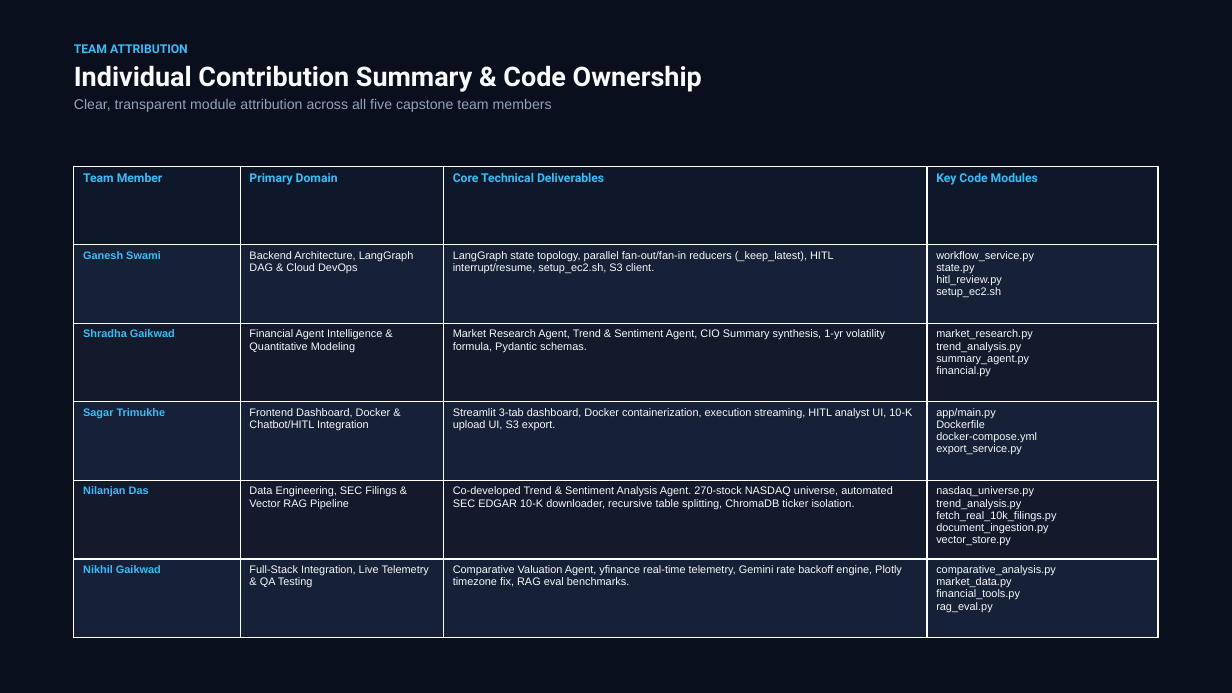
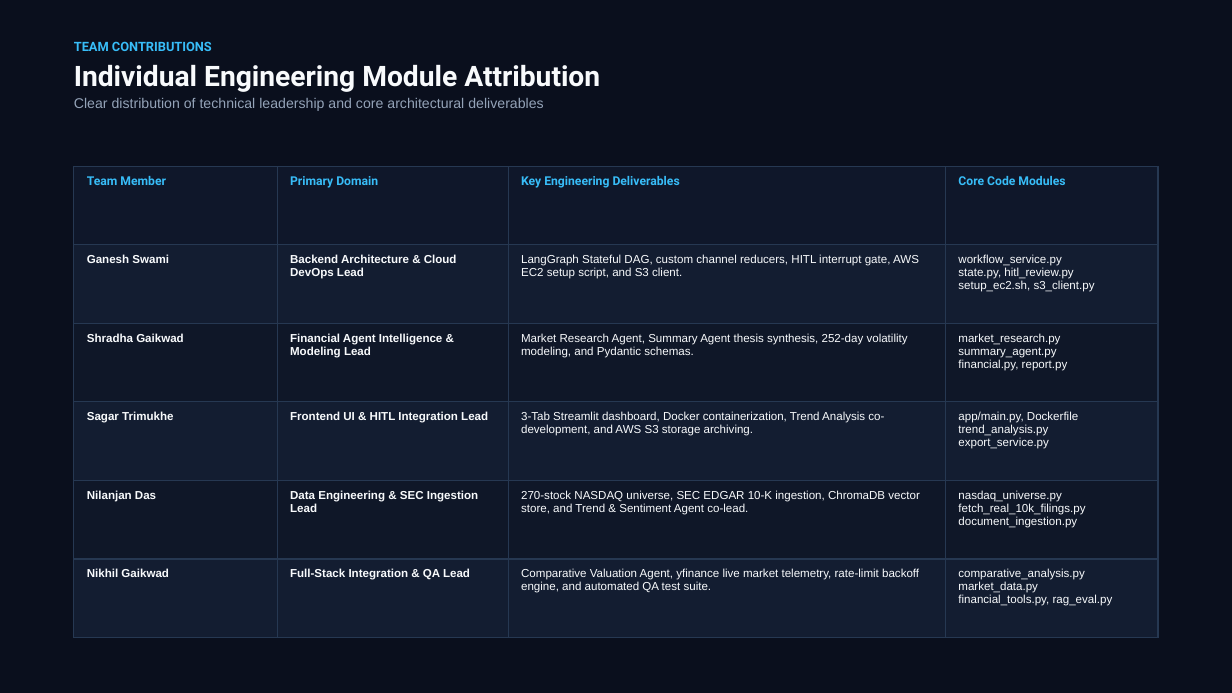
Before and after one commit to SagarTrimukhe/ai-investment-research-assistant, a slide deck: slide 17 of CAPSTONE_PROJECT_PRESENTATION.pptx (slide 16 before the commit). Drawn at 1232x693 pixels with LibreOffice and Linux fonts; fonts in the diff are those of the drawing. Boxes give left, top, right and bottom in pixels: in the first picture for what was removed or moved away, otherwise in the second. Text is boxed around its words. In the diff, an @@ line names an element or a change of style, - is before the commit and + after.

Commit message:
refactor: simplify presentation deck, eliminate formulas in PDF/PPT, and fix table borders and indentation

```diff
--- a/CAPSTONE_PROJECT_PRESENTATION.pptx
+++ b/CAPSTONE_PROJECT_PRESENTATION.pptx
@@ text at [74,41,600,111]: text changed @@
-TEAM ATTRIBUTION
-Individual Contribution Summary & Code Ownership
-Clear, transparent module attribution across all five capstone team members
+TEAM CONTRIBUTIONS
+Individual Engineering Module Attribution
+Clear distribution of technical leadership and core architectural deliverables
@@ table at [74,166,1158,638] @@
-row 1, column 3: Core Technical Deliverables
+row 1, column 3: Key Engineering Deliverables
-row 1, column 4: Key Code Modules
+row 1, column 4: Core Code Modules
-row 2: Ganesh Swami | Backend Architecture, LangGraph DAG & Cloud DevOps | LangGraph state topology, parallel fan-out/fan-in reducers (_keep_latest), HITL interrupt/resume, setup_ec2.sh, S3 client. | workflow_service.py state.py hitl_review.py setup_ec2.sh
+row 2: Ganesh Swami | Backend Architecture & Cloud DevOps Lead | LangGraph Stateful DAG, custom channel reducers, HITL interrupt gate, AWS EC2 setup script, and S3 client. | workflow_service.py state.py, hitl_review.py setup_ec2.sh, s3_client.py
-row 3: Shradha Gaikwad | Financial Agent Intelligence & Quantitative Modeling | Market Research Agent, Trend & Sentiment Agent, CIO Summary synthesis, 1-yr volatility formula, Pydantic schemas. | market_research.py trend_analysis.py summary_agent.py financial.py
+row 3: Shradha Gaikwad | Financial Agent Intelligence & Modeling Lead | Market Research Agent, Summary Agent thesis synthesis, 252-day volatility modeling, and Pydantic schemas. | market_research.py summary_agent.py financial.py, report.py
-row 4: Sagar Trimukhe | Frontend Dashboard, Docker & Chatbot/HITL Integration | Streamlit 3-tab dashboard, Docker containerization, execution streaming, HITL analyst UI, 10-K upload UI, S3 export. | app/main.py Dockerfile docker-compose.yml export_service.py
+row 4: Sagar Trimukhe | Frontend UI & HITL Integration Lead | 3-Tab Streamlit dashboard, Docker containerization, Trend Analysis co-development, and AWS S3 storage archiving. | app/main.py, Dockerfile trend_analysis.py export_service.py
-row 5: Nilanjan Das | Data Engineering, SEC Filings & Vector RAG Pipeline | Co-developed Trend & Sentiment Analysis Agent. 270-stock NASDAQ universe, automated SEC EDGAR 10-K downloader, recursive table splitting, ChromaDB ticker isolation. | nasdaq_universe.py trend_analysis.py fetch_real_10k_filings.py document_ingestion.py vector_store.py
+row 5: Nilanjan Das | Data Engineering & SEC Ingestion Lead | 270-stock NASDAQ universe, SEC EDGAR 10-K ingestion, ChromaDB vector store, and Trend & Sentiment Agent co-lead. | nasdaq_universe.py fetch_real_10k_filings.py document_ingestion.py
-row 6: Nikhil Gaikwad | Full-Stack Integration, Live Telemetry & QA Testing | Comparative Valuation Agent, yfinance real-time telemetry, Gemini rate backoff engine, Plotly timezone fix, RAG eval benchmarks. | comparative_analysis.py market_data.py financial_tools.py rag_eval.py
+row 6: Nikhil Gaikwad | Full-Stack Integration & QA Lead | Comparative Valuation Agent, yfinance live market telemetry, rate-limit backoff engine, and automated QA test suite. | comparative_analysis.py market_data.py financial_tools.py, rag_eval.py
@@ fill #162036 to #131D31 in 12 cells @@
@@ fill #121A2C to #0F1728 in 8 cells @@
@@ size 8.5 to 9 pt, text colour #38BDF8 to #F8FAFC in "Ganesh Swami", "Shradha Gaikwad", "Sagar Trimukhe", "Nilanjan Das" and 1 more places @@
@@ borders changed @@
```
Also in this commit, not shown: 3 other slides changed, 14 slides added, 14 slides removed, 1 other file.
